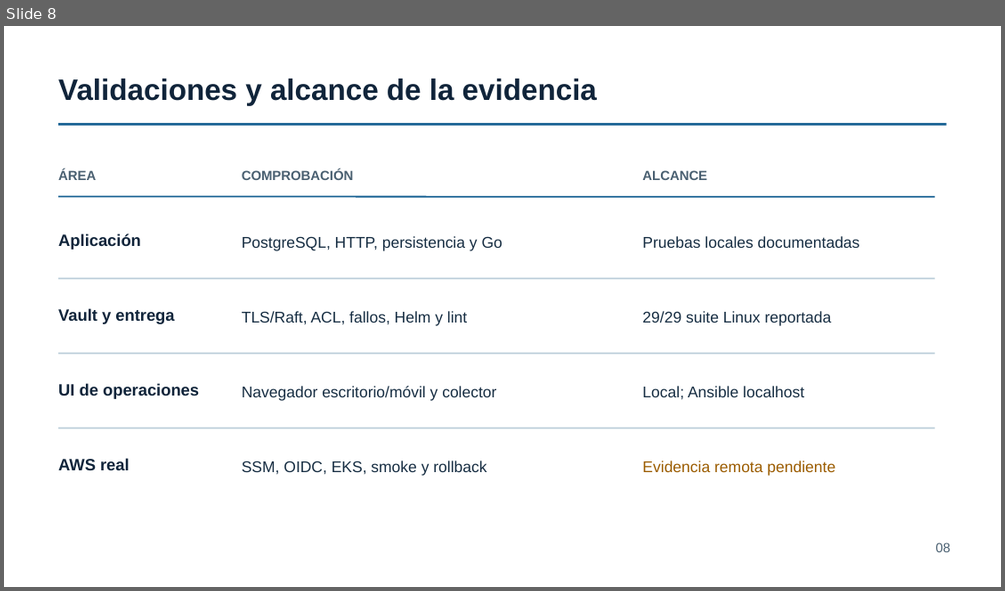
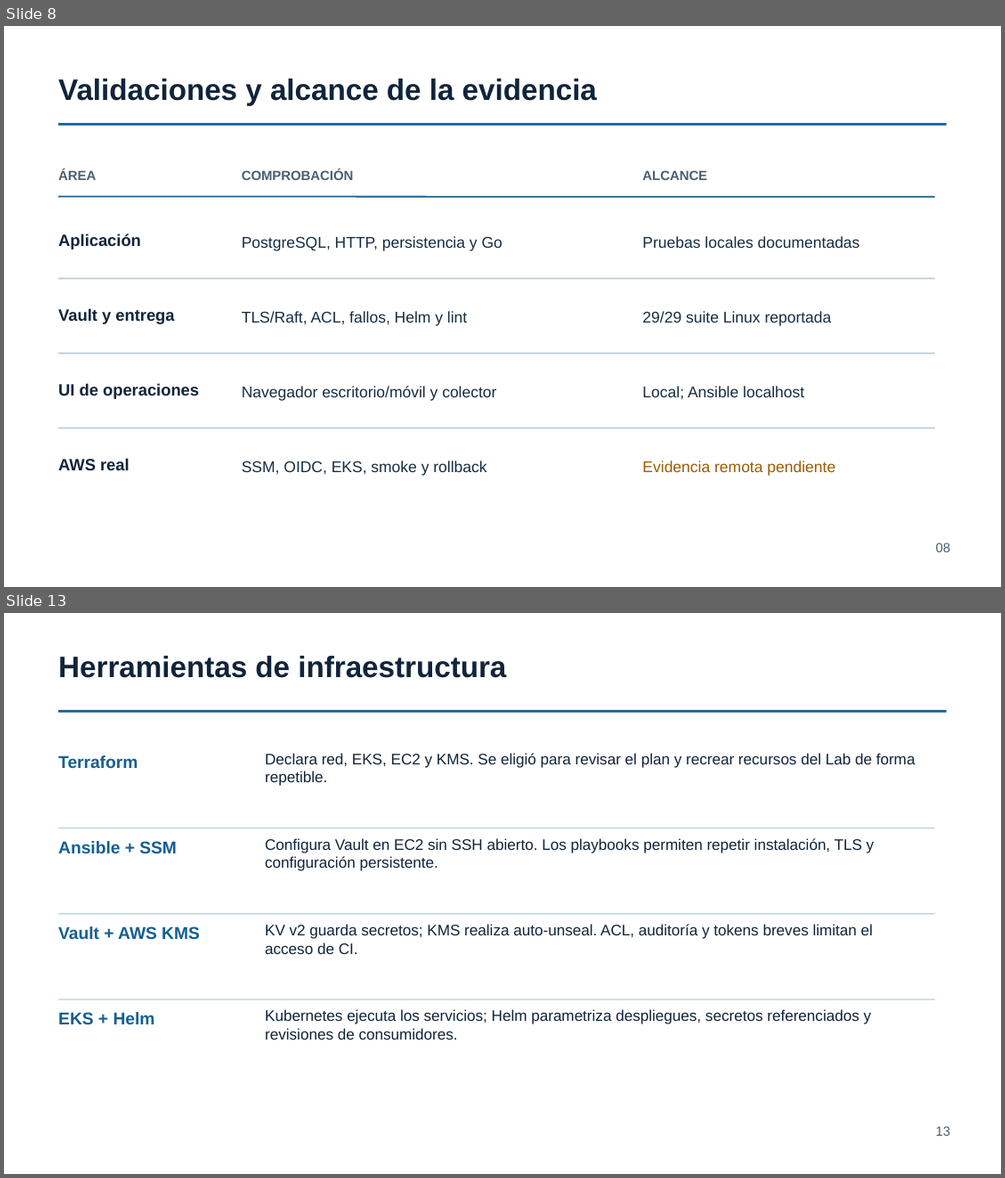
Before and after one commit to Hacket00GTFO/Boutique-Eq4-DevOPS, a slide deck: docs/Boutique-Eq4-Fase3-Seguridad-UI-Validaciones.pptx. Shown one above the other, each under a label of ours: slide 8 before the commit, slides 8 and 13 after it; the slides between them are not shown. The pictures are 1005x591 and 1005x1178 pixels, drawn with LibreOffice and Linux fonts; fonts in the diff are those of the drawing. Boxes give left, top, right and bottom in pixels: in the first picture for what was removed or moved away, otherwise in the second. Text is boxed around its words. In the diff, an @@ line names an element or a change of style, - is before the commit and + after.

```diff
--- a/docs/Boutique-Eq4-Fase3-Seguridad-UI-Validaciones.pptx
+++ b/docs/Boutique-Eq4-Fase3-Seguridad-UI-Validaciones.pptx
@@ slide 13 added at (4,613,1001,1174), background #FFFFFF @@
@@ text added at (58,656,506,678), 28.5 pt, text #10243A, bold @@
+Herramientas de infraestructura
@@ line added from (58, 711) to (947, 711), #145F91 2.25 pt @@
@@ text added at (58,755,138,768), 16.5 pt, text #145F91, bold @@
+Terraform
@@ text added at (265,753,915,786), 14.6 pt, text #10243A @@
+Declara red, EKS, EC2 y KMS. Se eligió para revisar el plan y recrear recursos del Lab de forma repetible.
@@ line added from (58, 828) to (935, 828), #B7CFDB 0.98 pt @@
@@ text added at (58,841,177,853), 16.5 pt, text #145F91, bold @@
+Ansible + SSM
@@ text added at (265,838,874,871), 14.6 pt, text #10243A @@
+Configura Vault en EC2 sin SSH abierto. Los playbooks permiten repetir instalación, TLS y configuración persistente.
@@ line added from (58, 914) to (935, 914), #B7CFDB 0.98 pt @@
@@ text added at (58,926,200,940), 16.5 pt, text #145F91, bold @@
+Vault + AWS KMS
@@ text added at (265,924,873,954), 14.6 pt, text #10243A @@
+KV v2 guarda secretos; KMS realiza auto-unseal. ACL, auditoría y tokens breves limitan el acceso de CI.
@@ line added from (58, 999) to (935, 999), #B7CFDB 0.98 pt @@
@@ text added at (58,1012,155,1024), 16.5 pt, text #145F91, bold @@
+EKS + Helm
@@ text added at (265,1009,872,1039), 14.6 pt, text #10243A @@
+Kubernetes ejecuta los servicios; Helm parametriza despliegues, secretos referenciados y revisiones de consumidores.
@@ text added at (936,1126,951,1135), 12.8 pt, text #4A6071 @@
+13
```
Also in this commit, not shown: 2 slides changed, 9 other slides added.
